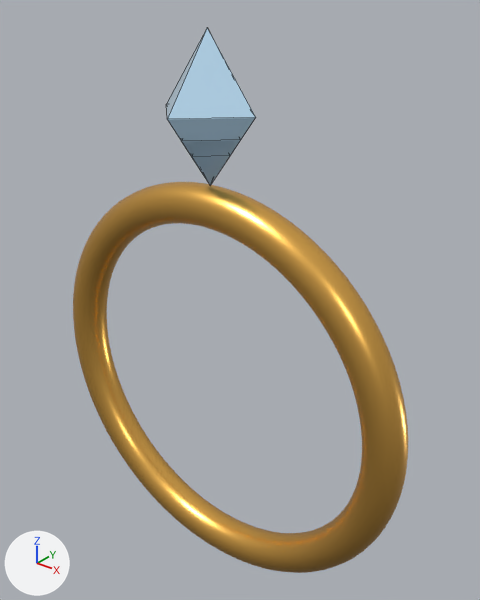
The glTF model public/models/ring.glb, before and after one commit.
The view is the same before and after, from a 50 mm lens placed at (1.975, -2.249, 1.963), pointed at (0.063, 0.14, 0.482). Every picture has the same lights, and +X, +Y and +Z are marked at lower left. The first picture is the older version. Mesh edges are drawn as thin lines on the coarser meshes. Vertices at exactly the same position are counted once.

The first picture shows 'Band', 'Stone_Large', 'Stone_Medium', 'Stone_Small'.
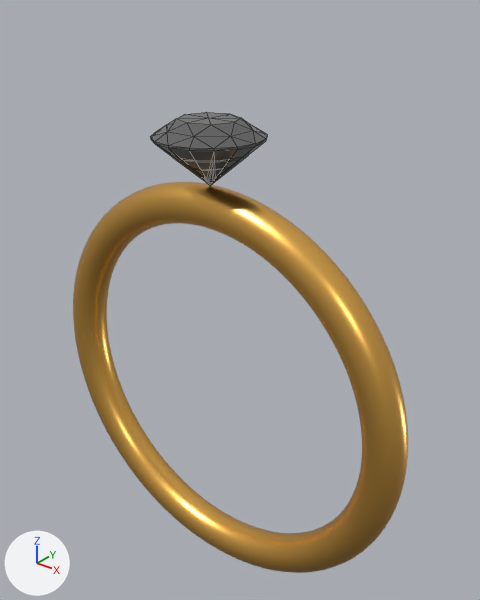
Commit message: feat(model-viewer): brilliant-cut stones with tuned reflections

The change in detail:
Material 'Stone' (mat_stone) changes colour from blue #c4e7ff to dark grey #606060; in linear values from (0.55, 0.8, 1.0) to (0.117, 0.117, 0.117).
In material 'Stone' (mat_stone), roughness goes from 0.05 to 0.0.
me_stone_small is used by ob_stone_small; location (0.0, 0.0, 1.256).
me_stone_small had 6 vertices, 8 faces and spanned x -0.12..0.12, y -0.12..0.12, z -0.156..0.156.
me_stone_small now has 58 vertices, 112 faces and spans x -0.12..0.12, y -0.12..0.12, z -0.103..0.037.
me_stone_small part 1: the whole mesh is rebuilt.
me_stone_medium is used by ob_stone_medium; location (0.0, 0.0, 1.334).
me_stone_medium had 6 vertices, 8 faces and spanned x -0.18..0.18, y -0.18..0.18, z -0.234..0.234.
me_stone_medium now has 58 vertices, 112 faces and spans x -0.18..0.18, y -0.18..0.18, z -0.155..0.056.
me_stone_medium part 2: the whole mesh is rebuilt.
me_stone_large is used by ob_stone_large; location (0.0, 0.0, 1.438).
me_stone_large had 6 vertices, 8 faces and spanned x -0.26..0.26, y -0.26..0.26, z -0.338..0.338.
me_stone_large now has 58 vertices, 112 faces and spans x -0.26..0.26, y -0.26..0.26, z -0.224..0.08.
me_stone_large part 3: the whole mesh is rebuilt.
Object 'Stone_Small' (ob_stone_small) moves from (0.0, 0.0, 1.256) to (0.0, 0.0, 1.203).
Object 'Stone_Medium' (ob_stone_medium) moves from (0.0, 0.0, 1.334) to (0.0, 0.0, 1.255).
Object 'Stone_Large' (ob_stone_large) moves from (0.0, 0.0, 1.438) to (0.0, 0.0, 1.324).

Location of each change, (x1, y1, x2, y2) in pixels of the pictures (480 x 600 px):
'Stone_Large', recoloured, surface changed, reshaped, moved (30% wider, 53% shorter)
    before: (166, 28, 256, 183)
    after: (150, 112, 267, 185)
'Stone_Medium', recoloured, surface changed, reshaped, moved
    before: (182, 140, 241, 184)
    after: (174, 156, 247, 171)
'Stone_Small', recoloured, surface changed, reshaped, moved
    before: (193, 156, 230, 185)
    after: (186, 167, 233, 183)
